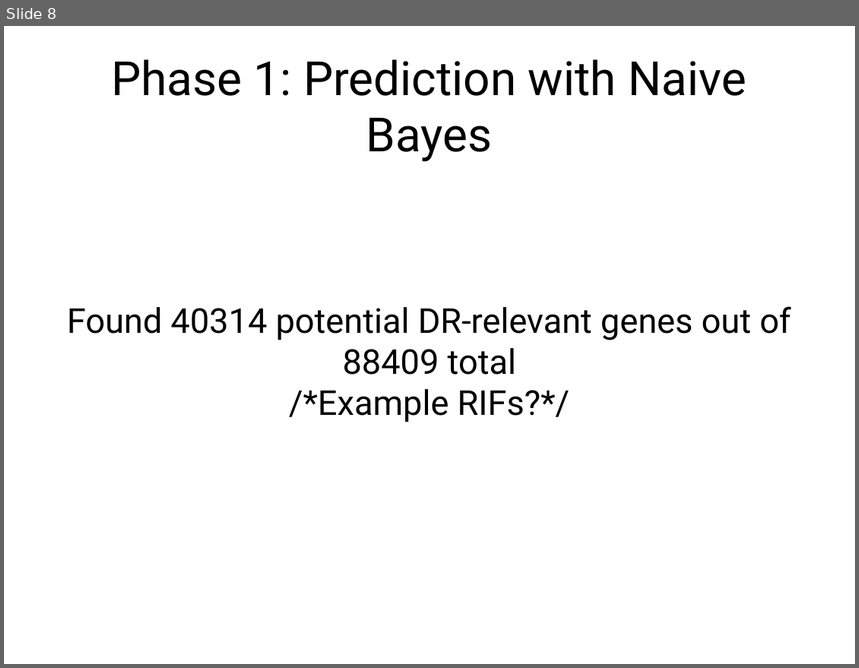
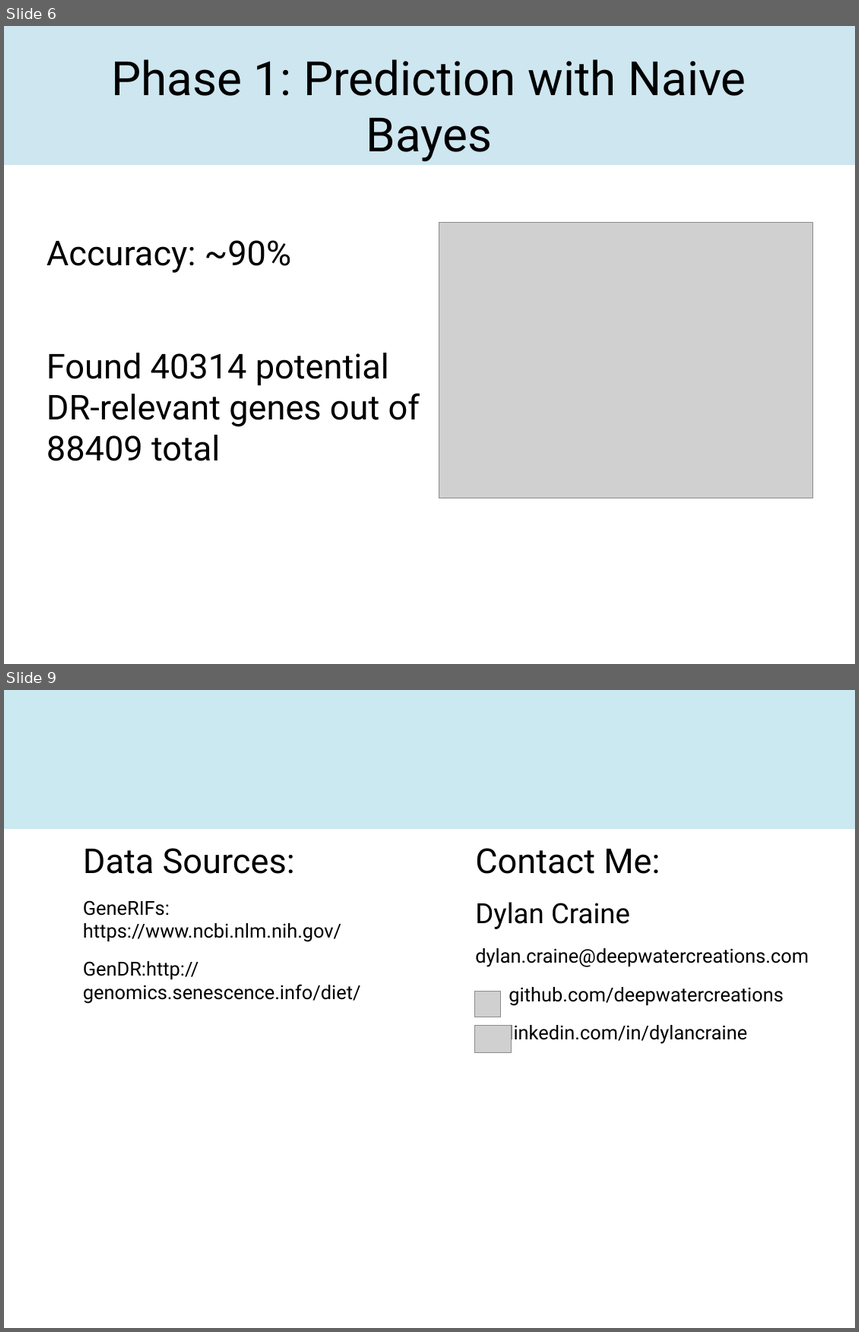
Before and after one commit to DeepwaterCreations/genDR-generif-analysis, a slide deck: presentation.odp. Shown one above the other, each under a label of ours: slide 8 before the commit, slides 6 and 9 after it; the slides between them are not shown. The pictures are 859x668 and 859x1332 pixels, drawn with LibreOffice and Linux fonts; fonts in the diff are those of the drawing; grey boxes stand for pictures. Boxes give left, top, right and bottom in pixels: in the first picture for what was removed or moved away, otherwise in the second. Text is boxed around its words. In the diff, an @@ line names an element or a change of style, - is before the commit and + after.

```diff
--- a/presentation.odp
+++ b/presentation.odp
@@ slide 9 added at (x1=4, y1=690, x2=855, y2=1328), background #FFFFFF @@
@@ rectangle added at (x1=4, y1=690, x2=855, y2=829), fill #CAE9F0 @@
@@ text added at (x1=83, y1=848, x2=361, y2=1004), 18 pt, text #000000 @@
+Data Sources:
+GeneRIFs: https://www.ncbi.nlm.nih.gov/
+GenDR:http://genomics.senescence.info/diet/
@@ text added at (x1=475, y1=848, x2=809, y2=1044), 18 pt, text #000000 @@
+Contact Me:
+Dylan Craine
+dylan.craine@deepwatercreations.com
+github.com/deepwatercreations
+linkedin.com/in/dylancraine
@@ picture added at (x1=475, y1=991, x2=501, y2=1017) @@
@@ picture added at (x1=475, y1=1026, x2=512, y2=1053) @@
@@ what was slide 8 is now slide 6 @@
@@ slide 6 changed as well @@
@@ rectangle added at (x1=4, y1=26, x2=855, y2=165), fill #CDE6F0 @@
@@ text "Accuracy: ~90%" at (x1=47, y1=240, x2=420, y2=461): vertical alignment middle to top @@
@@ picture added at (x1=439, y1=222, x2=813, y2=499) @@
@@ text at (x1=47, y1=240, x2=292, y2=273): paragraph added @@
+Accuracy: ~90%
@@ text at (x1=47, y1=353, x2=420, y2=461): alignment centre to left; more space between paragraphs @@
@@ text at (x1=289, y1=389, x2=570, y2=423): paragraph removed @@
-/*Example RIFs?*/
```
Also in this commit, not shown: 6 other slides changed, 1 other slide added, 4 slides removed.
